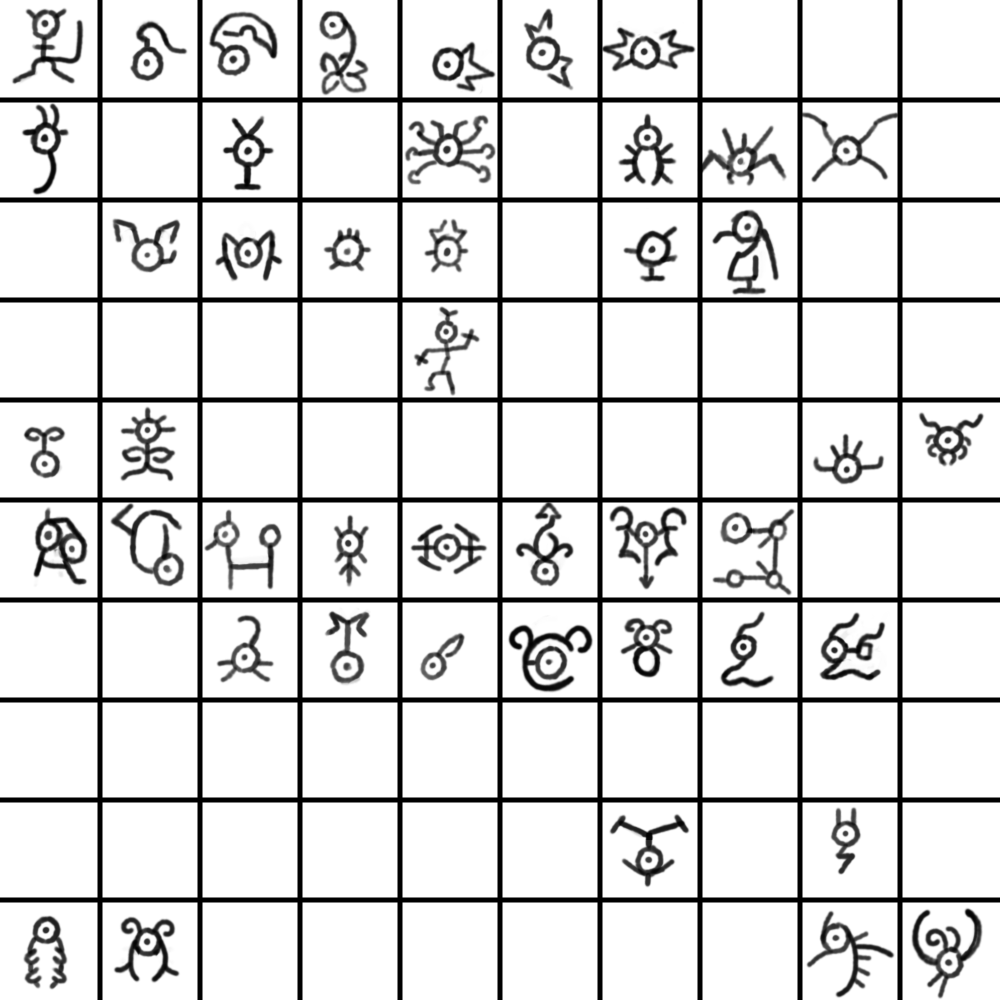
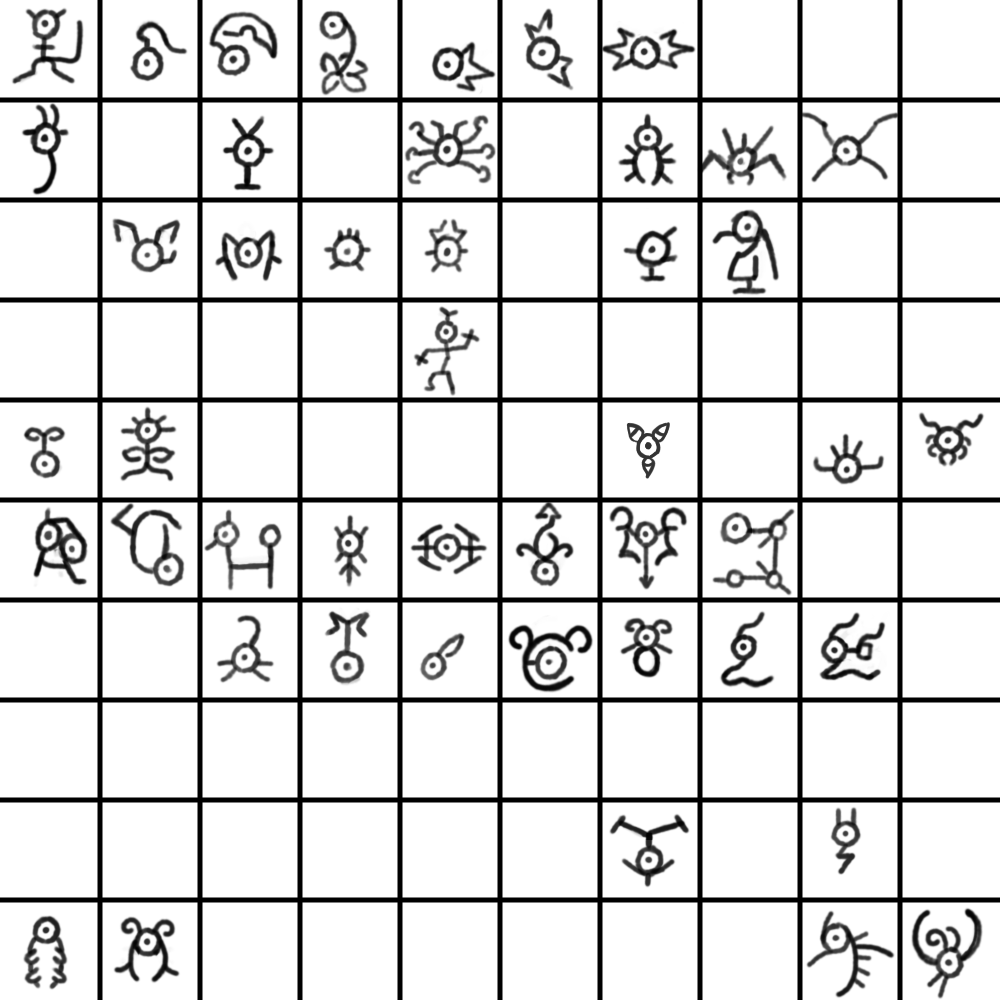
Layered file, before and after one edit (1000 x 1000). Changes by layer:
painted on "Paint Layer 1" over bbox(626, 422, 670, 479)
